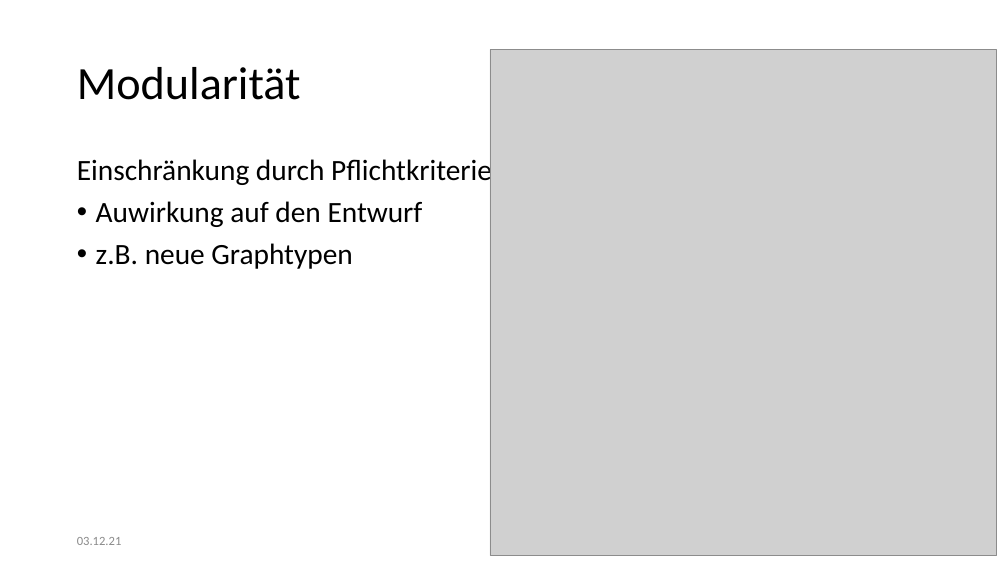
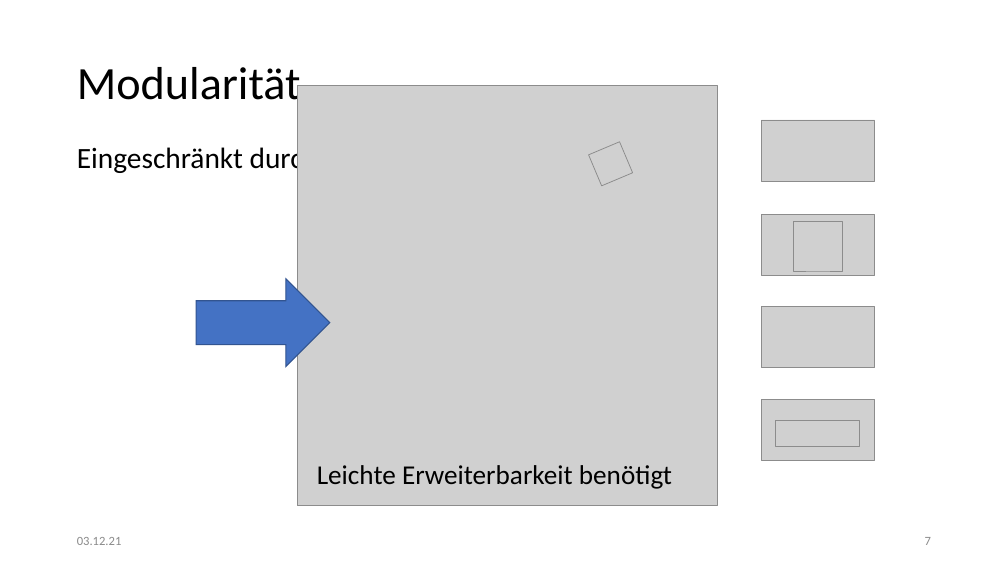
Before and after one commit to kittyahy/PSEAppGruppe2, a slide deck: slide 7 of Praesentationen/01-Definitionsphase/Präsentation.pptx. Drawn at 1008x567 pixels with LibreOffice and Linux fonts; fonts in the diff are those of the drawing; grey boxes stand for pictures. Boxes give left, top, right and bottom in pixels: in the first picture for what was removed or moved away, otherwise in the second. Text is boxed around its words. In the diff, an @@ line names an element or a change of style, - is before the commit and + after.

```diff
--- a/Praesentationen/01-Definitionsphase/Präsentation.pptx
+++ b/Praesentationen/01-Definitionsphase/Präsentation.pptx
@@ picture: place and size @@
-picture at [490, 50, 996, 556]
+picture at [297, 85, 718, 506]
@@ column chart added at [768, 118, 869, 169] @@
+categories: 1, 2, 3, 4
+Series 1: 86, 50, 70, 90
+Series 2: 48, 88, 36, 56
+Series 3: 40, 40, 60, 100
@@ text at [77, 144, 318, 176]: text changed @@
-Einschränkung durch Pflichtkriterien
-• Auwirkung auf den Entwurf
-• z.B. neue Graphtypen
+Eingeschränkt durch Pflichtkriterien
@@ picture added at [588, 141, 633, 186] @@
@@ picture added at [761, 120, 875, 181] @@
@@ picture added at [761, 214, 875, 275] @@
@@ picture added at [793, 221, 843, 271] @@
@@ right arrow added at [196, 279, 330, 367], fill #4472C4, outline #325491 1 pt @@
@@ picture added at [761, 306, 875, 368] @@
@@ picture added at [761, 399, 875, 461] @@
@@ picture added at [776, 420, 859, 446] @@
@@ text added at [317, 465, 672, 489], 25.9 pt, text #000000 @@
+Leichte Erweiterbarkeit benötigt
@@ page number added at [925, 537, 931, 545], 12 pt, text #8C8C8C @@
+7
```
Also in this commit, not shown: 3 other slides changed.
